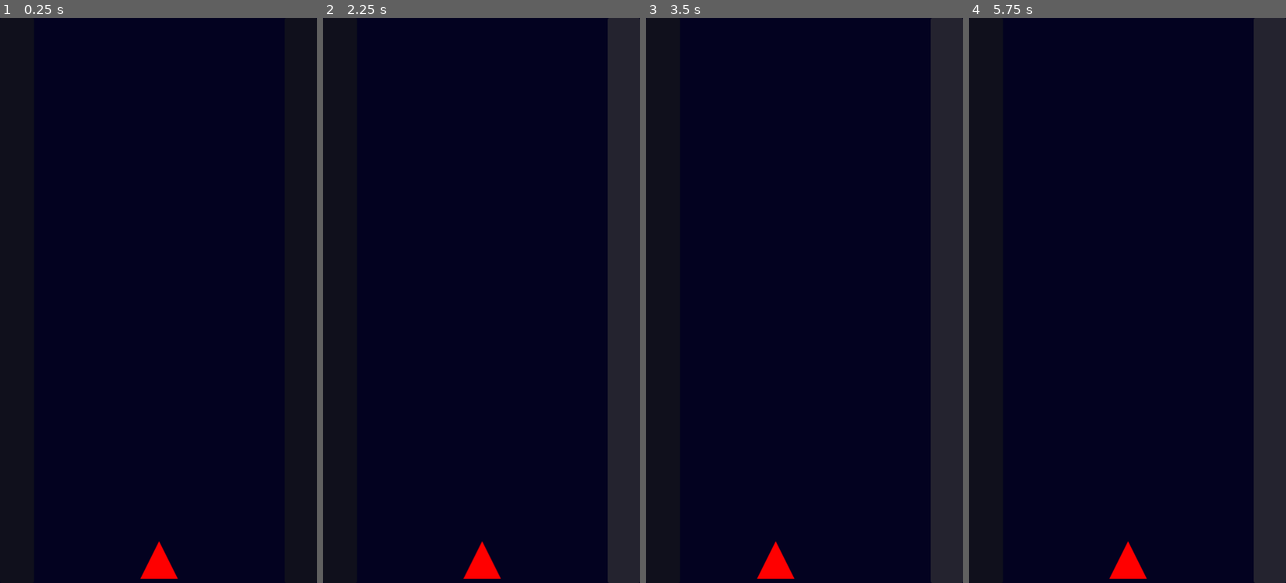
Above: before the commit, frames 1-4 (left to right).
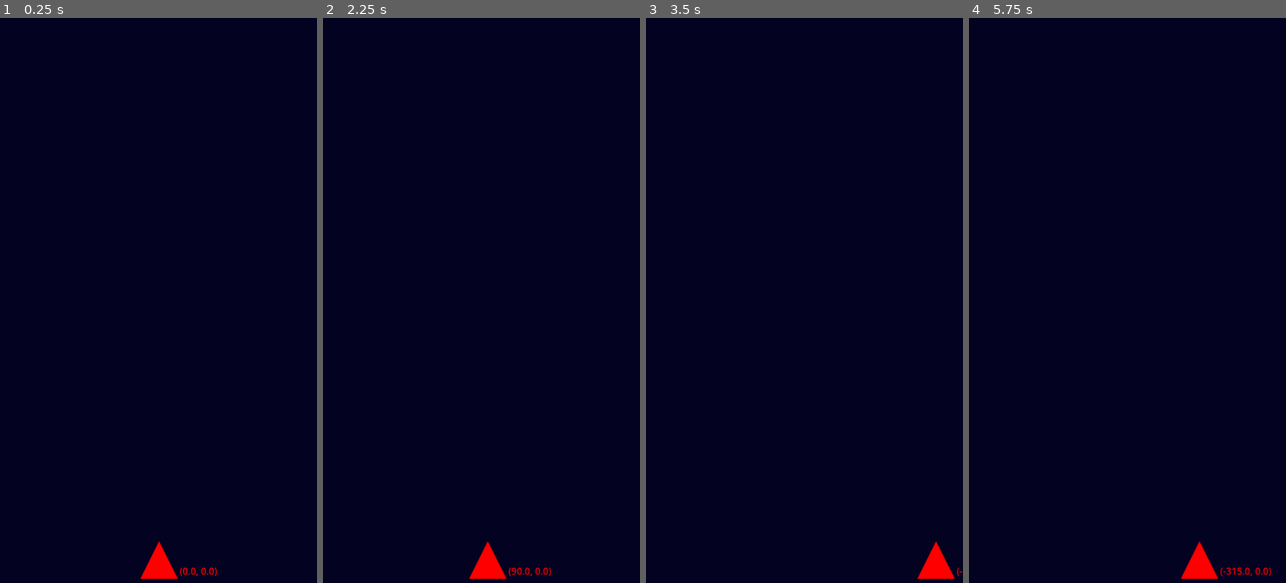
Above: after the commit, the same moments.

Repository: SirLaughy/Space-Shooter
Game: Godot game, scene res://Scenes/root.tscn
Same seed, same stepped clock (60 frames per second), same inputs: the game is played once before the commit and once after it.
Inputs (mouse positions are in pixels of both pictures, inside the frame that each line leads up to):
- Up to frame 1 (0.25 s): no input
- Up to frame 2 (2.25 s): click (338, 300) at 0.52 s; click (624, 300) at 1.27 s; tap Enter at 2 s; hold D (move_right) from 2.03 s (still down)
- Up to frame 3 (3.5 s): release D (move_right) at 2.78 s; hold A (move_left) from 2.78 s (still down)
- Up to frame 4 (5.75 s): release A (move_left) at 3.53 s; hold D (move_right) 3.53-5.03 s; hold A (move_left) from 5.03 s (still down)

The runs differ from the first frame. In frame 1, less than 0.1% of the frame differs, in the area x 56-69%, y 97-99%; in frame 2, 11%; in frame 3, 11%; in frame 4, 11%, in the area x 44-100%, y 0-100%.

Commit message:
Gave player movement inertia and changed control buttons to touchscreen buttons

Diff:
--- a/Autoloads/global_signal_bus.gd
+++ b/Autoloads/global_signal_bus.gd
@@ -1,7 +1,6 @@
 extends Node
 
 # Player Signals
-signal player_move(player_direction: GlobalEnums.direction)
 signal player_died
 
 # Bullet Signals
--- a/Resources/player_movement_stats.tres
+++ b/Resources/player_movement_stats.tres
@@ -1,10 +1,10 @@
-[gd_resource type="Resource" script_class="MovementStats" format=3 uid="uid://cm1wcq18wypnc"]
+[gd_resource type="Resource" script_class="HorizontalMovementStats" format=3 uid="uid://cm1wcq18wypnc"]
 
-[ext_resource type="Script" uid="uid://c1ficjv4yuedo" path="res://Scripts/Resources/movement_stats.gd" id="1_uc0ob"]
+[ext_resource type="Script" uid="uid://c1ficjv4yuedo" path="res://Scripts/Resources/horizontal_movement_stats.gd" id="1_uc0ob"]
 
 [resource]
 script = ExtResource("1_uc0ob")
-horizontal_speed = 300.0
-acceleration = 200.0
-friction = 1000.0
+max_speed = 600.0
+acceleration = 450.0
+friction = 400.0
 metadata/_custom_type_script = "uid://c1ficjv4yuedo"
--- a/Scenes/Actors/player_new.tscn
+++ b/Scenes/Actors/player_new.tscn
@@ -25,13 +25,19 @@
 [node name="CollisionShape2D" type="CollisionShape2D" parent="." unique_id=150285905]
 shape = SubResource("ConvexPolygonShape2D_n3dut")
 
-[node name="MovementPlayerInput" type="Node" parent="." unique_id=2132936046 node_paths=PackedStringArray("actor")]
+[node name="MovementPlayerInput" type="Node" parent="." unique_id=2132936046 node_paths=PackedStringArray("actor") groups=["Player"]]
 script = ExtResource("3_86vaj")
 actor = NodePath("..")
-movement_stats = ExtResource("4_7jbla")
+horizontal_movement_stats = ExtResource("4_7jbla")
 metadata/_custom_type_script = "uid://vbarsxij1ugt"
 
 [node name="Movement" type="Node" parent="." unique_id=620080337 node_paths=PackedStringArray("actor")]
 script = ExtResource("5_kcttr")
 actor = NodePath("..")
 metadata/_custom_type_script = "uid://blo8u2akdfi12"
+
+[node name="Label" type="Label" parent="." unique_id=1735153252]
+offset_left = 35.0
+offset_top = 7.0
+offset_right = 75.0
+offset_bottom = 30.0
--- a/Scenes/root.tscn
+++ b/Scenes/root.tscn
@@ -1,8 +1,10 @@
 [gd_scene format=3 uid="uid://ctlfuh6hsiyko"]
 
-[ext_resource type="Script" uid="uid://byng1xkg6e67c" path="res://Scripts/controls.gd" id="1_8pvmw"]
 [ext_resource type="Script" uid="uid://c4i4tiiie6qn3" path="res://Scripts/root.gd" id="1_vnucn"]
 [ext_resource type="PackedScene" uid="uid://be3bfh5a5ycw6" path="res://Scenes/Actors/player_new.tscn" id="4_4g5cr"]
+
+[sub_resource type="RectangleShape2D" id="RectangleShape2D_c3mwy"]
+size = Vector2(250, 1000)
 
 [sub_resource type="RectangleShape2D" id="RectangleShape2D_vnucn"]
 size = Vector2(22.75, 1262)
@@ -12,22 +14,18 @@
 vertical_speed = 50.0
 
 [node name="Controls" type="CanvasLayer" parent="." unique_id=1564813905]
-script = ExtResource("1_8pvmw")
 
-[node name="button_left" type="Button" parent="Controls" unique_id=851699795]
-anchors_preset = 9
-anchor_bottom = 1.0
-offset_right = 58.0
-grow_vertical = 2
+[node name="button_left" type="TouchScreenButton" parent="Controls" unique_id=1104177513]
+position = Vector2(129, 474)
+shape = SubResource("RectangleShape2D_c3mwy")
+shape_visible = false
+action = "move_left"
 
-[node name="button_right" type="Button" parent="Controls" unique_id=687306703]
-anchors_preset = 11
-anchor_left = 1.0
-anchor_right = 1.0
-anchor_bottom = 1.0
-offset_left = -55.0
-grow_horizontal = 0
-grow_vertical = 2
+[node name="button_right" type="TouchScreenButton" parent="Controls" unique_id=976539417]
+position = Vector2(411, 474)
+shape = SubResource("RectangleShape2D_c3mwy")
+shape_visible = false
+action = "move_right"
 
 [node name="Walls" type="StaticBody2D" parent="." unique_id=2009600047 groups=["Walls"]]
 collision_layer = 16
@@ -53,8 +51,3 @@
 
 [node name="PlayerNew" parent="." unique_id=205930645 instance=ExtResource("4_4g5cr")]
 position = Vector2(271, 921)
-
-[connection signal="button_down" from="Controls/button_left" to="Controls" method="_on_button_left_button_down"]
-[connection signal="button_up" from="Controls/button_left" to="Controls" method="_on_button_left_button_up"]
-[connection signal="button_down" from="Controls/button_right" to="Controls" method="_on_button_right_button_down"]
-[connection signal="button_up" from="Controls/button_right" to="Controls" method="_on_button_right_button_up"]
--- a/Scripts/Components/Entity.gd
+++ b/Scripts/Components/Entity.gd
@@ -5,3 +5,7 @@
 
 @onready var sprite_2d: Sprite2D = $Sprite2D
 @onready var collision_shape_2d: CollisionShape2D = $CollisionShape2D
+@onready var label: Label = $Label
+
+func _process(delta: float) -> void:
+	label.text = str(velocity)
--- a/Scripts/Components/movement_player_input.gd
+++ b/Scripts/Components/movement_player_input.gd
@@ -1,21 +1,25 @@
 class_name MovementPlayerInput
 extends Node
 
-@export var actor: CharacterBody2D
-@export var movement_stats: MovementStats
-
-var direction= Vector2(0, 0)
-
-func _input(event: InputEvent) -> void:
-	if event.is_action("move_left"):
-		direction.x = -1
-	elif event.is_action("move_right"):
-		direction.x = 1
-	else:
-		direction.x = 0
+@export var actor: Entity
+@export var horizontal_movement_stats: HorizontalMovementStats
 
 func _physics_process(delta: float) -> void:
-	if direction.x != 0:
-		actor.velocity = actor.velocity.move_toward(direction * movement_stats.horizontal_speed, movement_stats.acceleration * delta)
-	else:
-		actor.velocity = actor.velocity.move_toward(Vector2.ZERO, movement_stats.friction * delta)
+	if Input.is_action_pressed("move_left"):
+		actor.velocity.x = clamp(actor.velocity.x - horizontal_movement_stats.acceleration * delta, horizontal_movement_stats.max_speed * -1, horizontal_movement_stats.max_speed)
+	if Input.is_action_pressed("move_right"):
+		actor.velocity.x = clamp(actor.velocity.x + horizontal_movement_stats.acceleration * delta, horizontal_movement_stats.max_speed * -1, horizontal_movement_stats.max_speed)
+	if (!Input.is_action_pressed("move_left") && !Input.is_action_pressed("move_right")):
+		if actor.velocity.x > 0:
+			actor.velocity.x = clamp(actor.velocity.x - horizontal_movement_stats.friction * delta, 0, horizontal_movement_stats.max_speed)
+		if actor.velocity.x < 0:
+			actor.velocity.x = clamp(actor.velocity.x + horizontal_movement_stats.friction * delta, horizontal_movement_stats.max_speed * -1, 0)
+
+	if actor.is_on_wall():
+		var normal = actor.get_wall_normal()
+		if normal.x == 1.0:
+			if actor.velocity.x < 0:
+				actor.velocity.x = 0
+		elif normal.x == -1.0:
+			if actor.velocity.x > 0:
+				actor.velocity.x = 0
--- a/Scripts/Resources/movement_stats.gd
+++ b/Scripts/Resources/horizontal_movement_stats.gd
@@ -1,6 +1,6 @@
-class_name MovementStats
+class_name HorizontalMovementStats
 extends Resource
 
-@export var horizontal_speed: float = 100.0
+@export var max_speed: float = 100.0
 @export var acceleration: float = 1000.0
 @export var friction: float = 500.0
--- a/Scripts/controls.gd
+++ /dev/null
@@ -1,19 +0,0 @@
-extends CanvasLayer
-
-@onready var button_left: Button = $button_left
-@onready var button_right: Button = $button_right
-
-func _on_button_left_button_down() -> void:
-	GlobalSignalBus.player_move.emit(GlobalEnums.direction.LEFT)
-
-
-func _on_button_right_button_down() -> void:
-	GlobalSignalBus.player_move.emit(GlobalEnums.direction.RIGHT)
-
-
-func _on_button_left_button_up() -> void:
-	GlobalSignalBus.player_move.emit(GlobalEnums.direction.NIL)
-
-
-func _on_button_right_button_up() -> void:
-	GlobalSignalBus.player_move.emit(GlobalEnums.direction.NIL)
Renamed: Scripts/Resources/movement_stats.gd.uid -> Scripts/Resources/horizontal_movement_stats.gd.uid
Not shown, removed: Scripts/controls.gd.uid
